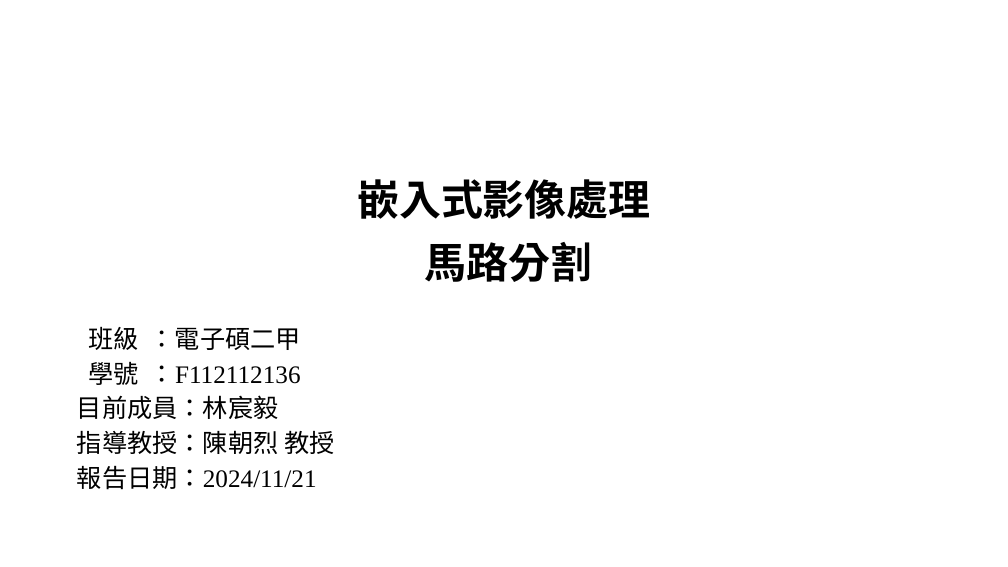
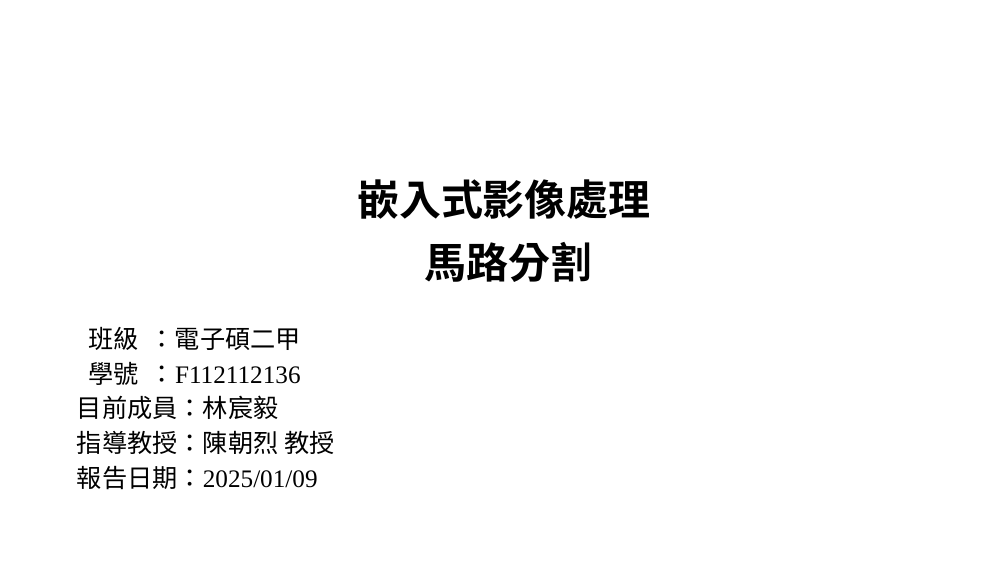
Before and after one commit to xup6tp6u4/Image-processing, a slide deck: slide 1 of 馬路分割_F112112136_林宸毅.pptx. Drawn at 1008x567 pixels with LibreOffice and Linux fonts; fonts in the diff are those of the drawing; background and template pictures are left out. Boxes give left, top, right and bottom in pixels: in the first picture for what was removed or moved away, otherwise in the second. Text is boxed around its words. In the diff, an @@ line names an element or a change of style, - is before the commit and + after.

```diff
--- a/馬路分割_F112112136_林宸毅.pptx
+++ b/馬路分割_F112112136_林宸毅.pptx
@@ subtitle at [77,465,318,490]: text changed @@
-報告日期：2024/11/21
+報告日期：2025/01/09
```
Also in this commit, not shown: 7 other slides changed, 1 slide removed.
